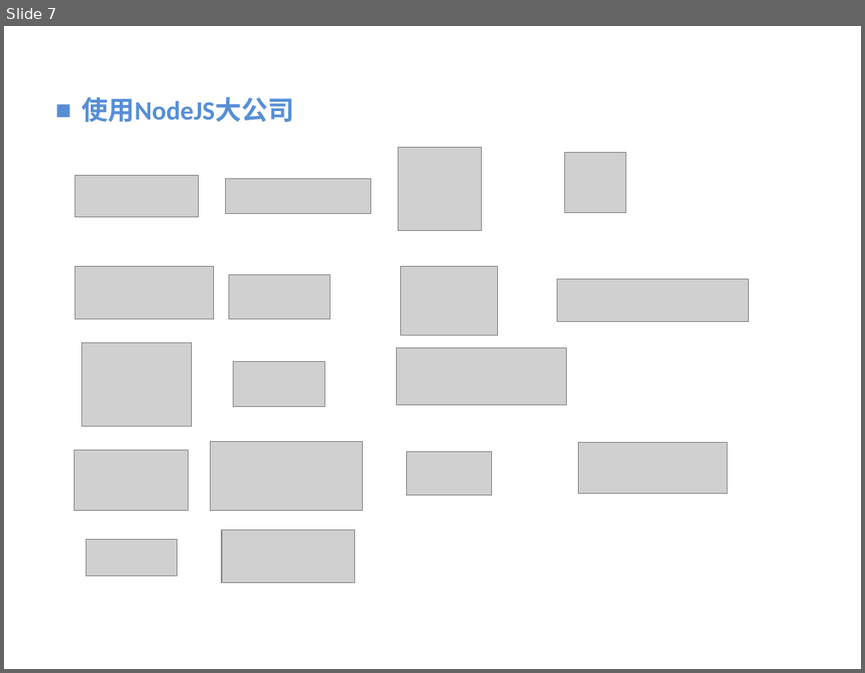
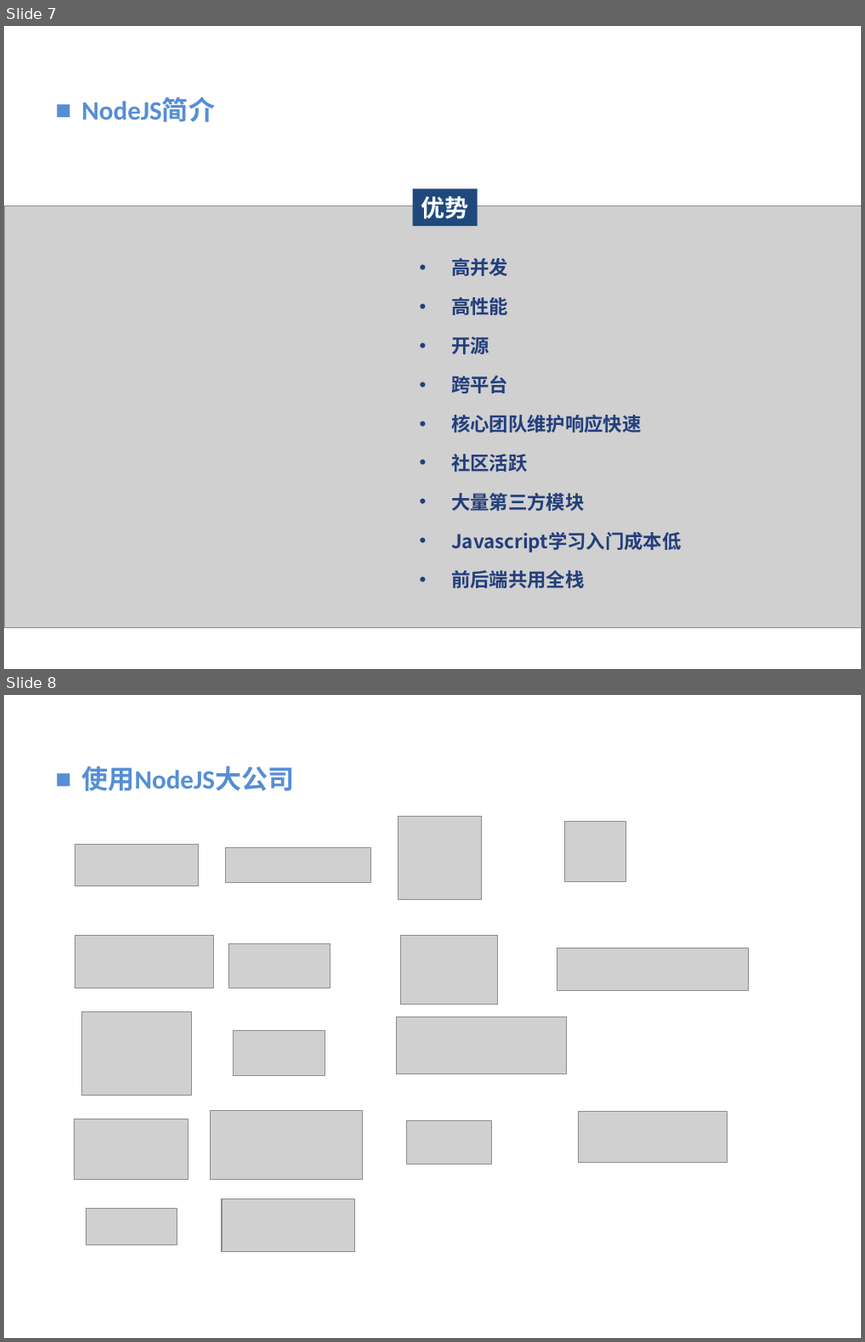
Before and after one commit to vaik/Documents, a slide deck: 我的分享/NodeJS基础概念理解.ppt. Shown one above the other, each under a label of ours: slide 7 before the commit, slides 7 and 8 after it. The pictures are 865x673 and 865x1342 pixels, drawn with LibreOffice and Linux fonts; fonts in the diff are those of the drawing; grey boxes stand for pictures; background and template pictures are left out. Boxes give left, top, right and bottom in pixels: in the first picture for what was removed or moved away, otherwise in the second. Text is boxed around its words. In the diff, an @@ line names an element or a change of style, - is before the commit and + after.

```diff
--- a/我的分享/NodeJS基础概念理解.ppt
+++ b/我的分享/NodeJS基础概念理解.ppt
@@ slide 7 added at box(4, 26, 861, 669), background picture (left out) @@
@@ text added at box(81, 97, 215, 122), 22.2 pt, text #558ED5, bold @@
+■ NodeJS简介
@@ rectangle added at box(413, 189, 477, 227), fill #1F497D, 20 pt, text #FFFFFF, bold @@
+优势
@@ picture added at box(4, 206, 861, 628) @@
@@ text added at box(451, 258, 681, 588), 16 pt, text #223E7B, bold @@
+• 高并发
+• 高性能
+• 开源
+• 跨平台
+• 核心团队维护响应快速
+• 社区活跃
+• 大量第三方模块
+• Javascript学习入门成本低
+• 前后端共用全栈
@@ what was slide 7 is now slide 8 @@
```
Also in this commit, not shown: 4 slides changed, 2 other slides added.
